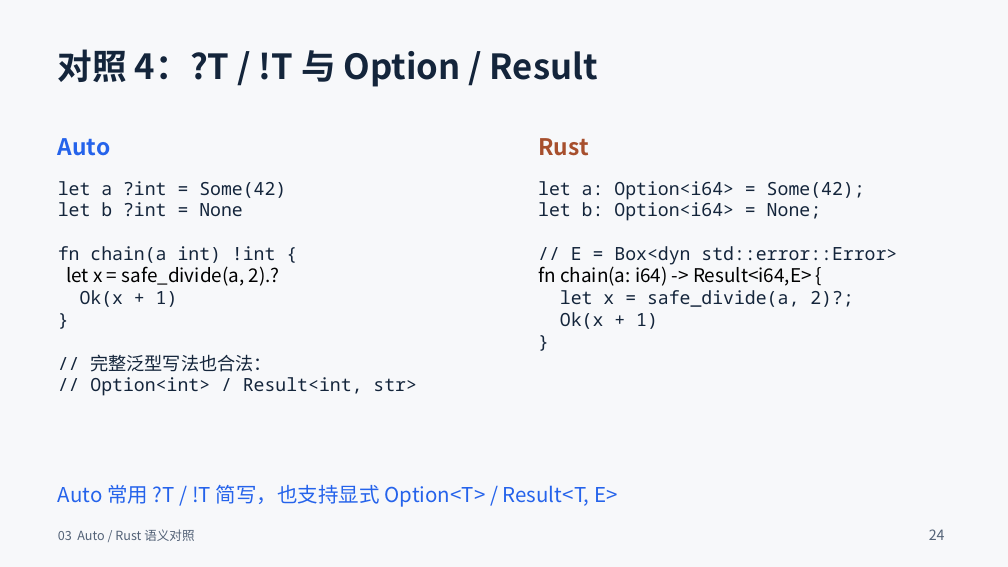
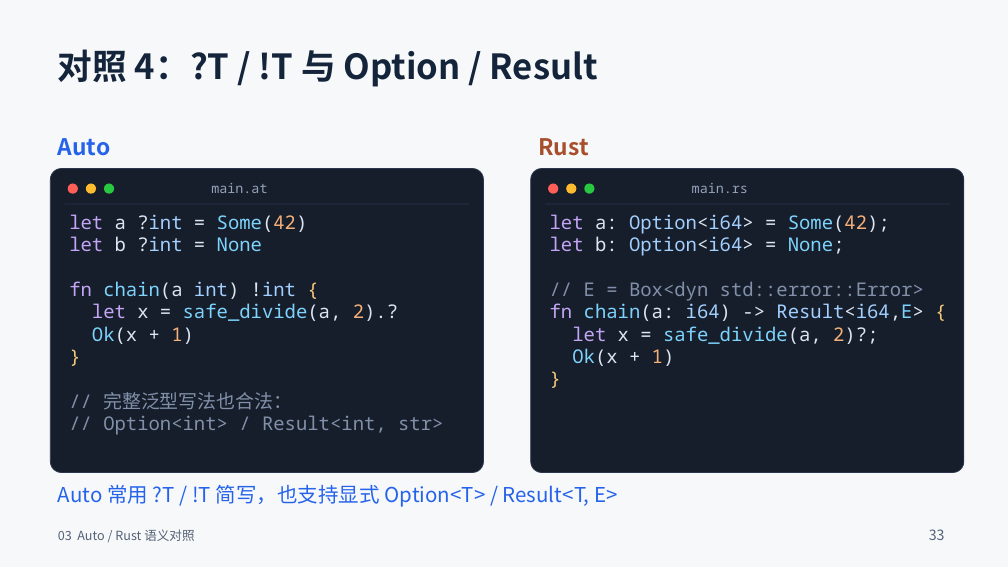
Before and after one commit to auto-stack/docs, a slide deck: slide 33 of AutoOS/Auto与Rust融合生态_37页_深色结尾群二维码版.pptx (slide 24 before the commit). Drawn at 1008x567 pixels with LibreOffice and Linux fonts; fonts in the diff are those of the drawing. Boxes give left, top, right and bottom in pixels: in the first picture for what was removed or moved away, otherwise in the second. Text is boxed around its words. In the diff, an @@ line names an element or a change of style, - is before the commit and + after.

```diff
--- a/AutoOS/Auto与Rust融合生态_37页_深色结尾群二维码版.pptx
+++ b/AutoOS/Auto与Rust融合生态_37页_深色结尾群二维码版.pptx
@@ rounded rectangle added at [51,169,484,473], fill #161E2C, outline #2A374D 0.75 pt @@
@@ rounded rectangle added at [531,169,964,473], fill #161E2C, outline #2A374D 0.75 pt @@
@@ line added from (64, 204) to (470, 204), #2A374D 0.75 pt @@
@@ ellipse added at [68,184,79,194], fill #FF5F57 @@
@@ ellipse added at [86,184,97,194], fill #FEBC2E @@
@@ ellipse added at [104,184,115,194], fill #28C840 @@
@@ text added at [211,183,267,193], 12.8 pt, text #94A3B8 @@
+main.at
@@ line added from (545, 204) to (950, 204), #2A374D 0.75 pt @@
@@ ellipse added at [548,184,559,194], fill #FF5F57 @@
@@ ellipse added at [566,184,577,194], fill #FEBC2E @@
@@ ellipse added at [585,184,595,194], fill #28C840 @@
@@ text added at [692,183,748,193], 12.8 pt, text #94A3B8 @@
+main.rs
@@ text "let a ?int = Some(42)": place and size @@
-text "let a ?int = Some(42)" at [58,181,417,396]
+text "let a ?int = Some(42)" at [69,214,443,435]
@@ text "let a ?int = Some(42)" at [69,214,443,435]: size 17.2 to 18 pt in "let a ?int = Some(42)", "let b ?int = None", "fn chain(a int) !int {", "Ok(x + 1)" and 3 more places; text colour #14253B to #C4A5F5 in "let", "let", "fn"; text colour #14253B to #DCE6F3 in "a ?int = Some(42)", "b ?int =", "chain(a int) !int", "Ok(x + 1)"; text colour #14253B to #A2CFFE in "?int", "?int", "int) !int"; text colour #14253B to #7DD3FC in "Some(42)", "None", "chain(a", "Ok(x"; text colour #14253B to #F5AF78 in "Some(42)", "1)"; text colour #14253B to #F4C979 in "{", "}"; font Noto Sans CJK SC to Noto Sans Mono in "let x = safe_divide(a, 2).?"; text colour #000000 to #C4A5F5 in "let"; text colour #000000 to #DCE6F3 in "x = safe_divide(a, 2).?"; text colour #000000 to #7DD3FC in "safe_divide(a,"; text colour #000000 to #F5AF78 in "2).?"; text colour #14253B to #8190A8 in "// 完整泛型写法也合法：", "// Option<int> / Result<int, str>"; line spacing 1 to 21.2pt @@
@@ text "let a: Option<i64> = Some(42);": place and size @@
-text "let a: Option<i64> = Some(42);" at [538,181,897,329]
+text "let a: Option<i64> = Some(42);" at [550,214,924,366]
@@ text "let a: Option<i64> = Some(42);" at [550,214,924,366]: size 17.2 to 18 pt in "let a: Option<i64> = Some(42);", "let b: Option<i64> = None;", "// E = Box<dyn std::error::Error>", "let x = safe_divide(a, 2)?;" and 2 more places; text colour #14253B to #C4A5F5 in "let", "let", "let"; text colour #14253B to #DCE6F3 in "a: Option<i64> = Some(42);", "b: Option<i64> = None;", "x = safe_divide(a, 2)?;", "Ok(x + 1)"; text colour #14253B to #A2CFFE in "Option<i64>", "Option<i64>"; text colour #14253B to #7DD3FC in "Some(42);", "None;", "safe_divide(a,", "Ok(x"; text colour #14253B to #F5AF78 in "Some(42);", "2)?;", "1)"; text colour #14253B to #8190A8 in "// E = Box<dyn std::error::Error>"; font Noto Sans CJK SC to Noto Sans Mono in "fn chain(a: i64) -> Result<i64,E> {"; text colour #000000 to #C4A5F5 in "fn"; text colour #000000 to #7DD3FC in "chain(a: Result<i64,E>"; text colour #000000 to #DCE6F3 in "chain(a: i64) -> Result<i64,E>"; text colour #000000 to #A2CFFE in "i64) Result<i64,E>"; text colour #000000 to #F4C979 in "{"; text colour #14253B to #F4C979 in "}"; line spacing 1 to 21.2pt @@
@@ text at [929,529,945,540]: text changed @@
-24
+33
```
Also in this commit, not shown: 34 other slides changed, 9 slides added.
